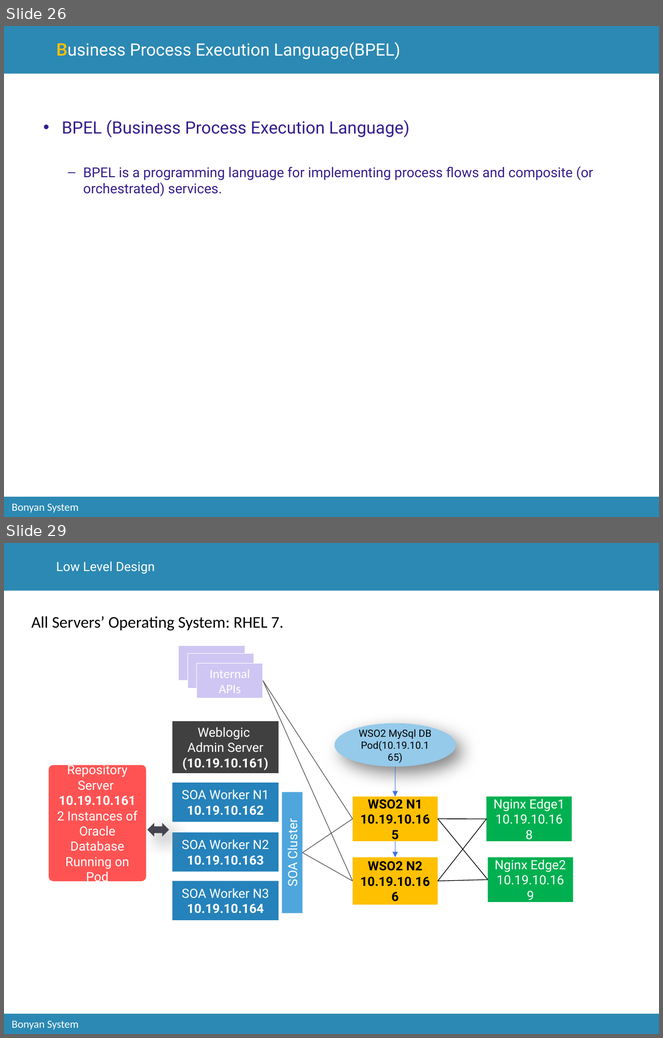
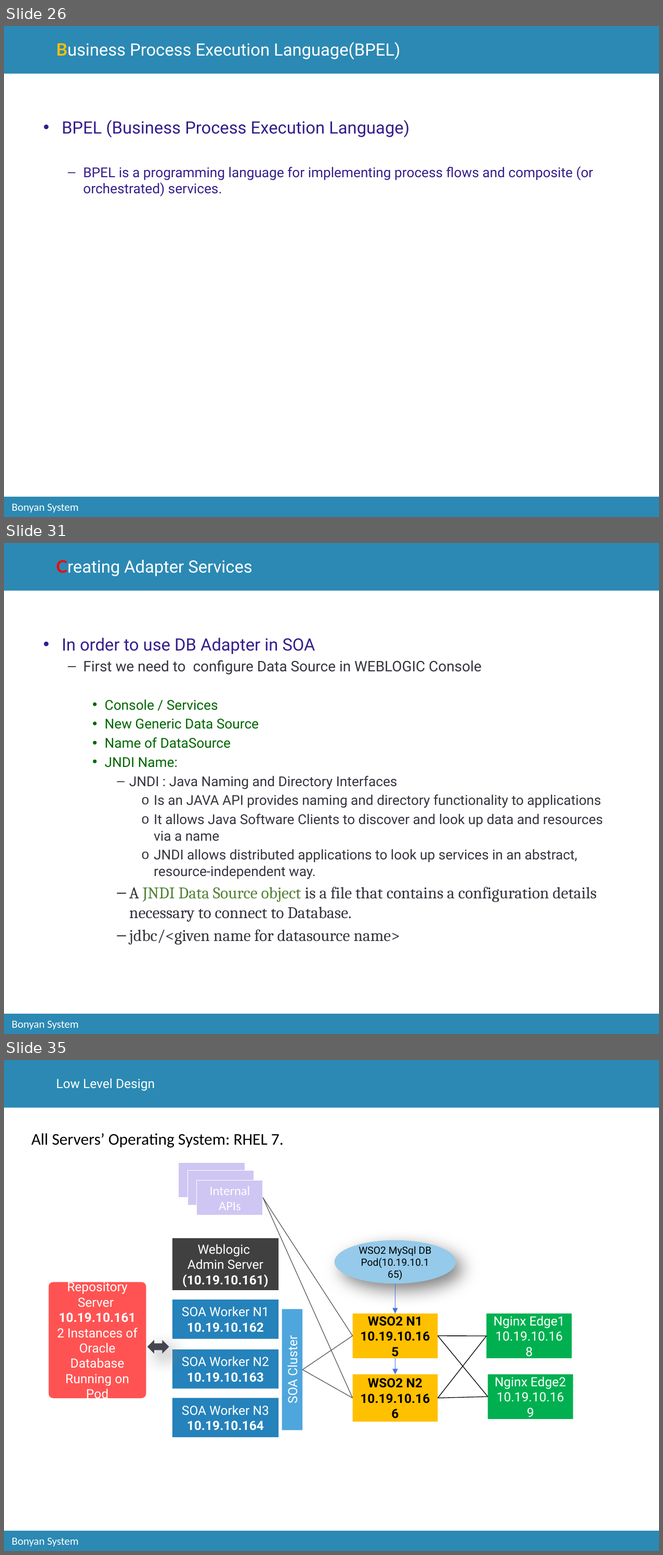
Before and after one commit to catcry/soaTraining, a slide deck: Presentation/soaTrainingPresentation.pptx. Shown one above the other, each under a label of ours: slides 26 and 29 before the commit, slides 26, 31 and 35 after it; the slides between them are not shown. The pictures are 663x1038 and 663x1555 pixels, drawn with LibreOffice and Linux fonts; fonts in the diff are those of the drawing; background and template pictures are left out. Boxes give left, top, right and bottom in pixels: in the first picture for what was removed or moved away, otherwise in the second. Text is boxed around its words. In the diff, an @@ line names an element or a change of style, - is before the commit and + after.

```diff
--- a/Presentation/soaTrainingPresentation.pptx
+++ b/Presentation/soaTrainingPresentation.pptx
@@ slide 31 added at <box>4,543,659,1034</box>, background #FFFFFF; not listed: 3 template elements that a slide beside it also shows @@
@@ title added at <box>56,560,252,576</box>, 18.8 pt, text #FFFFFF @@
+Creating Adapter Services
@@ text added at <box>62,638,603,945</box>, 15 pt, text #34343D @@
+• In order to use DB Adapter in SOA
+  – First we need to configure Data Source in WEBLOGIC Console
+    • Console / Services
+    • New Generic Data Source
+    • Name of DataSource
+    • JNDI Name:
+      – JNDI : Java Naming and Directory Interfaces
+        o Is an JAVA API provides naming and directory functionality to applications
+        o It allows Java Software Clients to discover and look up data and resources via a name
+        o JNDI allows distributed applications to look up services in an abstract, resource-independent way.
+      – A JNDI Data Source object is a file that contains a configuration details necessary to connect to Database.
+      – jdbc/<given name for datasource name>
@@ what was slide 29 is now slide 35 @@
```
Also in this commit, not shown: 2 slides changed, 5 other slides added, 2 other files.
